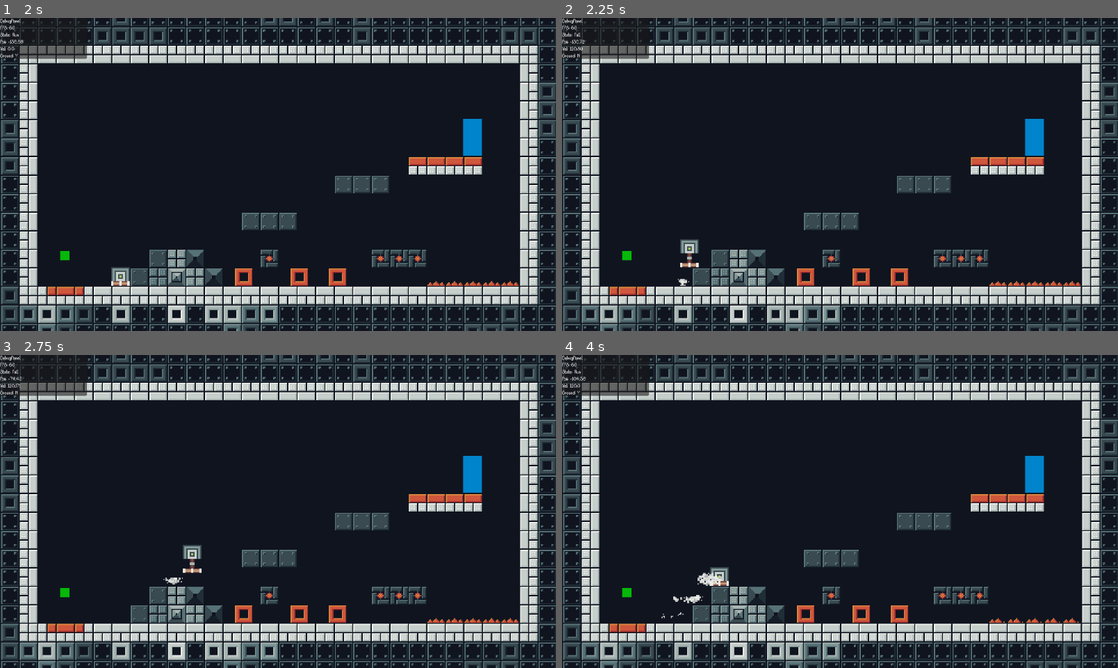
Above: before the commit, frames 1-4 (two rows, left to right).
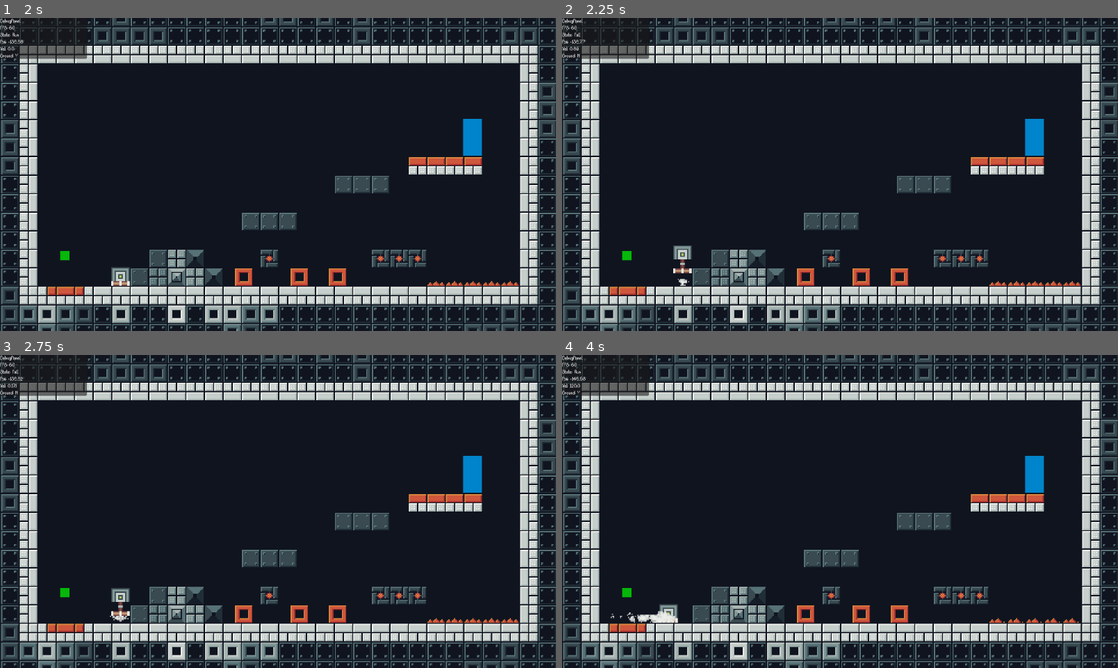
Above: after the commit, the same moments.

Repository: LeZellus/pistonprecision
Game: Godot game, scene res://scenes/worlds/MainScene.tscn
Same seed, same stepped clock (60 frames per second), same inputs: the game is played once before the commit and once after it.
Inputs:
- Up to frame 1 (2 s): click "Play" at 0.5 s; tap Enter at 1.25 s; hold D (move_right) from 1.28 s (still down); hold Space (jump) from 1.28 s (still down)
- Up to frame 2 (2.25 s): keep holding D (move_right); release Space (jump) at 2.03 s; tap Space (jump) at 2.1 s
- Up to frame 3 (2.75 s): keep holding D (move_right); tap Space (jump) at 2.27, 2.57 s
- Up to frame 4 (4 s): release D (move_right) at 2.78 s; hold A (move_left) 2.78-3.53 s; hold Space (jump) 2.78-3.53 s; hold D (move_right) from 3.53 s (still down); tap Space (jump) at 3.6, 3.77 s

Frame 1 is identical in both runs. In frame 2, 0.4% of the frame differs, in the area x 1-25%, y 6-82%; in frame 3, 0.6%; in frame 4, 0.7%, in the area x 2-30%, y 6-86%.

Commit message:
state refactor

Diff:
--- a/scenes/player/Player.tscn
+++ b/scenes/player/Player.tscn
@@ -9,6 +9,7 @@
 [ext_resource type="Script" path="res://scripts/player/states/FallState.gd" id="7_lwr6x"]
 [ext_resource type="Script" path="res://scripts/player/states/WallSlideState.gd" id="8_6g2hb"]
 [ext_resource type="Script" path="res://scripts/player/states/DashState.gd" id="9_ek2xh"]
+[ext_resource type="Script" path="res://scripts/player/states/DeathState.gd" id="10_1jogw"]
 
 [sub_resource type="RectangleShape2D" id="RectangleShape2D_iwv1m"]
 size = Vector2(15, 15)
@@ -97,3 +98,6 @@
 
 [node name="DashState" type="Node" parent="StateMachine"]
 script = ExtResource("9_ek2xh")
+
+[node name="DeathState" type="Node" parent="StateMachine"]
+script = ExtResource("10_1jogw")
--- a/scenes/worlds/world_01/room_01.tscn
+++ b/scenes/worlds/world_01/room_01.tscn
@@ -46,10 +46,9 @@
 position = Vector2(168, -32)
 
 [node name="DeathZone" parent="." instance=ExtResource("7_pnsws")]
-position = Vector2(139, 86)
+position = Vector2(168, 93)
 
 [node name="CollisionShape2D" type="CollisionShape2D" parent="DeathZone"]
-position = Vector2(29.5, 7.5)
 shape = SubResource("RectangleShape2D_ljeip")
 debug_color = Color(0.781871, 0.101506, 0.441273, 0.42)
 
--- a/scripts/player/Player.gd
+++ b/scripts/player/Player.gd
@@ -139,22 +139,11 @@
 
 # === DEATH SYSTEM ===
 func trigger_death():
-	if is_dead:
+	if is_player_dead():
 		return
 
-	is_dead = true
-
-	# Utiliser call_deferred pour éviter l'erreur de collision
-	call_deferred("_disable_player_physics")
-
-	# Créer l'explosion avec votre particule
-	death_explosion = ParticleManager.emit_death(global_position, 1.5)
-	if death_explosion and death_explosion.has_signal("finished"):
-		death_explosion.finished.connect(_on_explosion_finished, CONNECT_ONE_SHOT)
-
-	# Shake caméra
-	if camera:
-		camera.shake(8.0, 0.3)
+	# Simple transition vers DeathState
+	state_machine.change_state(state_machine.get_node("DeathState"))
 
 func _disable_player_physics():
 	"""Désactive la physique du joueur de manière sécurisée"""
@@ -210,7 +199,7 @@
 	tween.tween_property(sprite, "modulate:a", 1.0, 0.3)
 
 func is_player_dead() -> bool:
-	return is_dead
+	return state_machine.current_state is DeathState
 
 func on_room_reset():
 	"""Appelé par SceneManager lors du reset"""
--- /dev/null
+++ b/scripts/player/states/DeathState.gd
@@ -0,0 +1,65 @@
+class_name DeathState
+extends State
+
+var death_explosion: Node = null
+var death_timer: float = 0.0
+
+func _ready() -> void:
+	animation_name = ""  # Pas d'animation par défaut
+
+func enter() -> void:
+	print("=== ENTREE DEATH STATE ===")
+
+	# Désactiver la physique immédiatement
+	parent.set_physics_process(false)
+	parent.collision_shape.disabled = true
+	parent.sprite.visible = false
+
+	# Créer l'explosion
+	death_explosion = ParticleManager.emit_death(parent.global_position, 1.5)
+	if death_explosion and death_explosion.has_signal("finished"):
+		death_explosion.finished.connect(_on_explosion_finished, CONNECT_ONE_SHOT)
+
+	# Shake caméra
+	if parent.camera:
+		parent.camera.shake(8.0, 0.3)
+
+func process_physics(_delta: float) -> State:
+	# Pas de physique pendant la mort
+	return null
+
+func _on_explosion_finished():
+	print("=== EXPLOSION TERMINEE ===")
+
+	# Nettoyer la particule
+	if death_explosion and is_instance_valid(death_explosion):
+		death_explosion.visible = false
+		if death_explosion.has_method("cleanup"):
+			death_explosion.cleanup()
+
+	# Attendre un peu puis respawn
+	await parent.get_tree().create_timer(0.5).timeout
+
+	print("=== DEMANDE DE RESET SALLE ===")
+	SceneManager.reset_current_room()
+
+func exit() -> void:
+	print("=== SORTIE DEATH STATE ===")
+
+	# Réactiver le joueur
+	parent.set_physics_process(true)
+	parent.collision_shape.disabled = false
+
+	# Reset visuel avec fade-in
+	parent.sprite.visible = true
+	parent.sprite.modulate.a = 0.0
+
+	var tween = parent.create_tween()
+	tween.tween_property(parent.sprite, "modulate:a", 1.0, 0.3)
+
+	# Reset states
+	parent.velocity = Vector2.ZERO
+	parent.piston_direction = Player.PistonDirection.DOWN
+	parent.sprite.rotation_degrees = 0
+
+	death_explosion = null
--- a/scripts/player/states/FallState.gd
+++ b/scripts/player/states/FallState.gd
@@ -1,4 +1,3 @@
-# scripts/player/states/FallState.gd
 class_name FallState
 extends State
 
@@ -6,24 +5,8 @@
 	animation_name = "Fall"
 
 func process_physics(delta: float) -> State:
-	apply_air_physics(delta)
+	parent.physics_component.apply_gravity(delta)
+	parent.physics_component.apply_air_movement(delta)
+	parent.move_and_slide()
 
-	var next_state = check_jump_input()
-	if next_state: return next_state
-
-	# Transitions dans l'ordre de priorité
-	next_state = check_air_transitions()
-	if next_state: return next_state
-
-	next_state = _check_wall_slide()
-	if next_state: return next_state
-
-	next_state = check_dash_input()
-	if next_state: return next_state
-
-	return null
-
-func _check_wall_slide() -> State:
-	if parent.wall_detector.is_touching_wall() and parent.velocity.y > 50:
-		return get_node("../WallSlideState")
-	return null
+	return StateTransitions.get_next_state(self, parent, delta)
--- a/scripts/player/states/IdleState.gd
+++ b/scripts/player/states/IdleState.gd
@@ -9,19 +9,4 @@
 	parent.physics_component.apply_friction(delta)
 	parent.move_and_slide()
 
-	# Transitions dans l'ordre de priorité
-	var next_state = check_ground_transitions()
-	if next_state: return next_state
-
-	next_state = check_jump_input()
-	if next_state: return next_state
-
-	next_state = check_dash_input()  # NOUVELLE LIGNE
-	if next_state: return next_state
-
-	return _check_movement()
-
-func _check_movement() -> State:
-	if InputManager.get_movement() != 0:
-		return get_node("../RunState")
-	return null
+	return StateTransitions.get_next_state(self, parent, delta)
--- a/scripts/player/states/JumpState.gd
+++ b/scripts/player/states/JumpState.gd
@@ -5,43 +5,22 @@
 	animation_name = "Jump"
 
 func enter() -> void:
-	print("=== JumpState.enter() appelé ===")
-	print("Stack trace:")
-	for i in range(get_stack().size()):
-		var frame = get_stack()[i]
-		print("  ", i, ": ", frame.source, ":", frame.line, " in ", frame.function)
-	print("=== Fin stack trace ===")
-
 	super.enter()
 	_perform_jump()
 
 func process_physics(delta: float) -> State:
-	apply_air_physics(delta)
+	parent.physics_component.apply_gravity(delta)
+	parent.physics_component.apply_air_movement(delta)
 
 	# Jump cut
 	if parent.velocity.y < 0 and InputManager.was_jump_released():
 		parent.velocity.y *= PlayerConstants.JUMP_CUT_MULTIPLIER
 
-	# Transitions dans l'ordre de priorité
-	var next_state = check_air_transitions()
-	if next_state: return next_state
+	parent.move_and_slide()
 
-	next_state = _check_fall()
-	if next_state: return next_state
-
-	# NOUVELLE LIGNE AJOUTÉE ICI :
-	next_state = check_dash_input()
-	if next_state: return next_state
-
-	return check_wall_slide_transition()
+	return StateTransitions.get_next_state(self, parent, delta)
 
 func _perform_jump():
-	print("=== _perform_jump() appelé ===")
 	parent.velocity.y = PlayerConstants.JUMP_VELOCITY
-	AudioManager.play_sfx("player/jump", 1)  # ← Le son est ici !
+	AudioManager.play_sfx("player/jump", 1)
 	ParticleManager.emit_jump(parent.global_position)
-
-func _check_fall() -> State:
-	if parent.velocity.y >= 0:
-		return get_node("../FallState")
-	return null
--- a/scripts/player/states/RunState.gd
+++ b/scripts/player/states/RunState.gd
@@ -5,21 +5,8 @@
 	animation_name = "Run"
 
 func process_physics(delta: float) -> State:
-	apply_ground_physics(delta)
+	parent.physics_component.apply_gravity(delta)
+	parent.physics_component.apply_movement(delta)
+	parent.move_and_slide()
 
-	# Transitions dans l'ordre de priorité
-	var next_state = check_ground_transitions()
-	if next_state: return next_state
-
-	next_state = check_dash_input()  # NOUVELLE LIGNE
-	if next_state: return next_state
-
-	next_state = check_jump_input()
-	if next_state: return next_state
-
-	return _check_idle()
-
-func _check_idle() -> State:
-	if InputManager.get_movement() == 0:
-		return get_node("../IdleState")
-	return null
+	return StateTransitions.get_next_state(self, parent, delta)
--- a/scripts/player/states/State.gd
+++ b/scripts/player/states/State.gd
@@ -1,4 +1,3 @@
-# scripts/player/states/State.gd
 class_name State
 extends Node
 
@@ -21,57 +20,4 @@
 func process_physics(_delta: float) -> State:
 	return null
 
-# === PHYSIQUE COMMUNE ===
-func apply_basic_physics(delta: float):
-	parent.physics_component.apply_gravity(delta)
-	parent.move_and_slide()
-
-func apply_ground_physics(delta: float):
-	parent.physics_component.apply_gravity(delta)
-	parent.physics_component.apply_movement(delta)
-	parent.move_and_slide()
-
-func apply_air_physics(delta: float):
-	parent.physics_component.apply_gravity(delta)
-	parent.physics_component.apply_air_movement(delta)
-	parent.move_and_slide()
-
-# === TRANSITIONS COMMUNES ===
-func check_ground_transitions() -> State:
-	if not parent.is_on_floor():
-		return get_node("../JumpState") if parent.velocity.y < 0 else get_node("../FallState")
-	return null
-
-func check_air_transitions() -> State:
-	if parent.is_on_floor():
-		return get_node("../RunState") if InputManager.get_movement() != 0 else get_node("../IdleState")
-	return null
-
-# === JUMP INPUT UNIFIÉ ===
-func check_jump_input() -> State:
-	# SOLUTION : Vérification unifiée qui évite les doubles appels
-	if not InputManager.consume_jump_buffer():
-		return null
-
-	# À ce point, le buffer est consommé, on vérifie les conditions
-	if parent.piston_direction != Player.PistonDirection.DOWN:
-		print("Jump impossible : piston pas DOWN")
-		return null
-
-	# Jump normal (au sol) ou coyote jump
-	if parent.is_on_floor() or InputManager.can_coyote_jump():
-		print("JUMP VALIDÉ : ", "Sol" if parent.is_on_floor() else "Coyote")
-		return get_node("../JumpState")
-
-	print("Jump refusé : pas au sol et pas de coyote")
-	return null
-
-func check_wall_slide_transition() -> State:
-	if parent.wall_detector.is_touching_wall():
-		return get_node("../WallSlideState")
-	return null
-
-func check_dash_input() -> State:
-	if InputManager.was_dash_pressed() and parent.actions_component.can_dash():
-		return get_node("../DashState")
-	return null
+# SUPPRIMEZ toutes les autres fonctions - elles sont maintenant dans StateTransitions !
--- /dev/null
+++ b/scripts/player/states/StateTransitions.gd
@@ -0,0 +1,85 @@
+class_name StateTransitions
+
+# Système centralisé de transitions - plus de duplication !
+static func get_next_state(current_state: State, player: Player, delta: float) -> State:
+
+	# === PRIORITÉ 1 : Mort ===
+	if _should_die(player):
+		return current_state.get_node("../DeathState")
+
+	# === PRIORITÉ 2 : Transitions spéciales selon l'état actuel ===
+	if current_state is IdleState or current_state is RunState:
+		return _handle_ground_states(current_state, player, delta)
+	elif current_state is JumpState or current_state is FallState:
+		return _handle_air_states(current_state, player, delta)
+	elif current_state is WallSlideState:
+		return _handle_wall_slide_state(current_state, player, delta)
+	elif current_state is DashState:
+		return null  # DashState gère ses propres transitions
+
+	return null
+
+static func _should_die(player: Player) -> bool:
+	# Logique de mort centralisée ici si besoin
+	return false
+
+static func _handle_ground_states(current_state: State, player: Player, _delta: float) -> State:
+	# Quitter le sol ?
+	if not player.is_on_floor():
+		return current_state.get_node("../JumpState") if player.velocity.y < 0 else current_state.get_node("../FallState")
+
+	# Jump ?
+	if InputManager.consume_jump_buffer() and player.piston_direction == Player.PistonDirection.DOWN:
+		return current_state.get_node("../JumpState")
+
+	# Dash ?
+	if InputManager.was_dash_pressed() and player.actions_component.can_dash():
+		return current_state.get_node("../DashState")
+
+	# Idle <-> Run
+	var movement = InputManager.get_movement()
+	if current_state is IdleState and movement != 0:
+		return current_state.get_node("../RunState")
+	elif current_state is RunState and movement == 0:
+		return current_state.get_node("../IdleState")
+
+	return null
+
+static func _handle_air_states(current_state: State, player: Player, _delta: float) -> State:
+	# Atterrir ?
+	if player.is_on_floor():
+		return current_state.get_node("../RunState") if InputManager.get_movement() != 0 else current_state.get_node("../IdleState")
+
+	# Jump depuis l'air (coyote/wall jump) ?
+	if InputManager.consume_jump_buffer() and player.piston_direction == Player.PistonDirection.DOWN:
+		if InputManager.can_coyote_jump():
+			return current_state.get_node("../JumpState")
+
+	# Dash ?
+	if InputManager.was_dash_pressed() and player.actions_component.can_dash():
+		return current_state.get_node("../DashState")
+
+	# Jump -> Fall ?
+	if current_state is JumpState and player.velocity.y >= 0:
+		return current_state.get_node("../FallState")
+
+	# Wall slide ?
+	if current_state is FallState and player.wall_detector.is_touching_wall() and player.velocity.y > 50:
+		return current_state.get_node("../WallSlideState")
+
+	return null
+
+static func _handle_wall_slide_state(current_state: State, player: Player, _delta: float) -> State:
+	# Atterrir ?
+	if player.is_on_floor():
+		return current_state.get_node("../RunState") if InputManager.get_movement() != 0 else current_state.get_node("../IdleState")
+
+	# Wall jump ?
+	if InputManager.consume_jump_buffer() and player.piston_direction == Player.PistonDirection.DOWN:
+		return current_state.get_node("../JumpState")
+
+	# Plus de mur ?
+	if not player.can_wall_slide():
+		return current_state.get_node("../FallState")
+
+	return null
--- a/scripts/player/states/WallSlideState.gd
+++ b/scripts/player/states/WallSlideState.gd
@@ -8,32 +8,15 @@
 	parent.physics_component.apply_gravity(delta)
 	parent.physics_component.apply_wall_slide(delta)
 
-	# Réduction de la friction horizontale pendant le wall slide
+	# Physique spéciale du wall slide
 	var input_dir = InputManager.get_movement()
 	var wall_side = parent.wall_detector.get_wall_side()
 
-	# Si on pousse vers le mur, on maintient la vitesse
 	if input_dir == wall_side:
 		parent.velocity.x = input_dir * PlayerConstants.SPEED * 0.3
 	else:
-		# Sinon friction réduite pour permettre de se détacher
 		parent.velocity.x = move_toward(parent.velocity.x, 0, PlayerConstants.AIR_RESISTANCE * 0.5 * delta)
 
 	parent.move_and_slide()
 
-	# Wall jump
-	if InputManager.consume_jump_buffer() and parent.piston_direction == Player.PistonDirection.DOWN:
-		return get_node("../JumpState")
-
-	# Transitions
-	if parent.is_on_floor():
-		if InputManager.get_movement() != 0:
-			return get_node("../RunState")
-		else:
-			return get_node("../IdleState")
-
-	# Utilise la nouvelle méthode avec timer de grâce
-	if not parent.can_wall_slide():
-		return get_node("../FallState")
-
-	return null
+	return StateTransitions.get_next_state(self, parent, delta)
Not shown: 1 places in scenes/player/Player.tscn that only renumber resources
